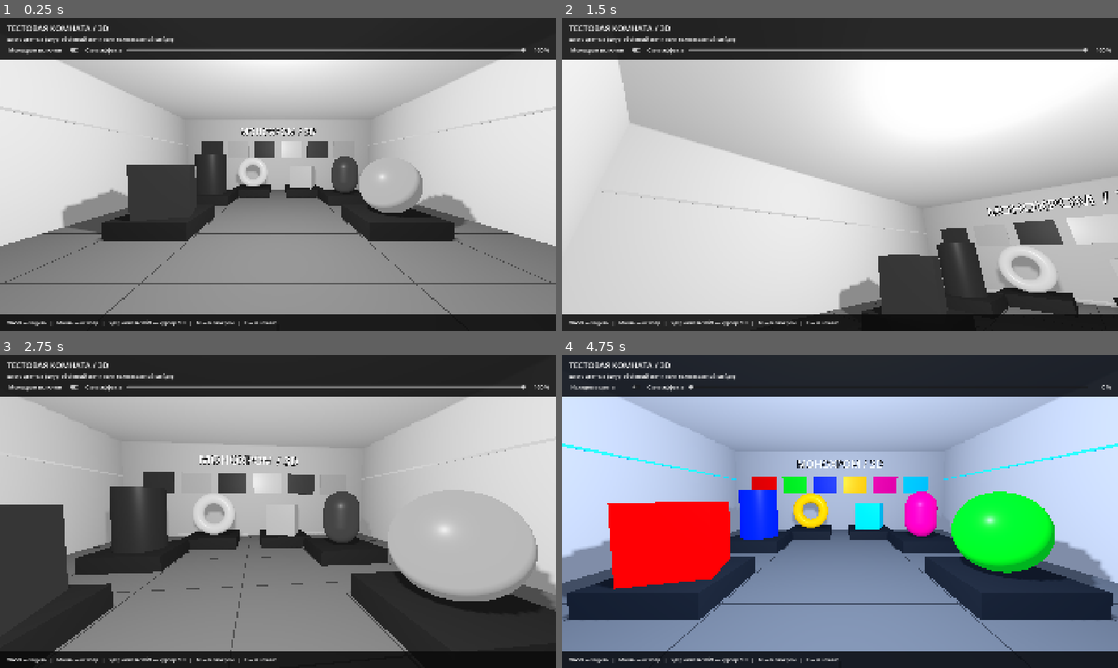
Above: before the commit, frames 1-4 (two rows, left to right).
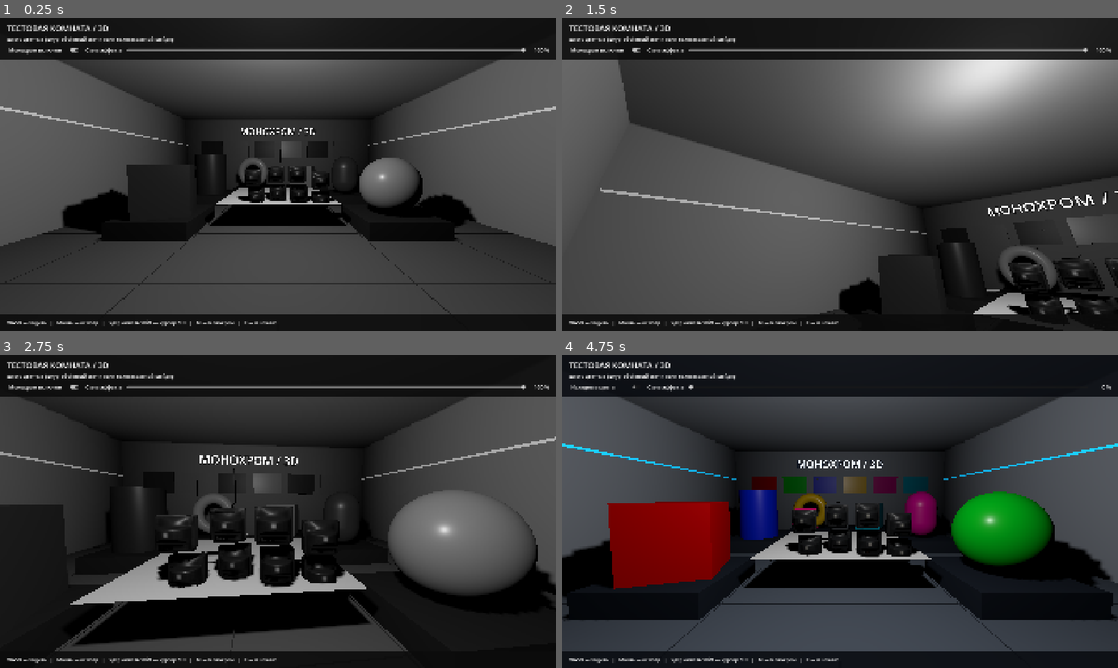
Above: after the commit, the same moments.

Repository: noname2026/monohrom
Game: Godot game, scene res://monochrome_room_3d.tscn
Two runs of this game, one before a commit and one after it. Both use one fixed random seed, a clock stepped at 60 frames per second and the inputs below.
Inputs (mouse positions are in pixels of both pictures, inside the frame that each line leads up to):
- Up to frame 1 (0.25 s): no input
- Up to frame 2 (1.5 s): click "Монохром включён" at 0.5 s; click "Исходные цвета" at 1.25 s
- Up to frame 3 (2.75 s): tap Enter at 2 s; move the mouse to (305, 511) at 2.02 s; hold W from 2.03 s (still down); tap M at 2.1 s; click (305, 511) at 2.17 s
- Up to frame 4 (4.75 s): keep holding W; move the mouse to (812, 511) at 2.77 s; tap M at 2.85, 3.8, 4.55 s; click (812, 511) at 2.92 s; move the mouse to (851, 505) at 3.52 s; hold Shift 3.53-4.28 s; click (851, 505) at 3.67 s; tap Space at 4.25 s; move the mouse to (812, 574) at 4.27 s; tap R at 4.35 s; click (812, 574) at 4.42 s

The runs differ from the first frame. In frame 1, 77% of the frame differs, in the area x 0-100%, y 13-95%; in frame 2, 80%; in frame 3, 71%; in frame 4, 81%.

Commit message:
Добавить модели
Signed-off-by: noname2026 <154047250+noname2026@users.noreply.github.com>

Diff:
--- a/monochrome.gdshader
+++ b/monochrome.gdshader
@@ -2,7 +2,7 @@
 render_mode unshaded;
 
 uniform sampler2D screen_texture : hint_screen_texture, repeat_disable, filter_nearest;
-uniform float strength : hint_range(0.0, 1.0) = 1.0;
+uniform float strength : hint_range(0.0,   1.0) = 1.0;
 
 void fragment() {
 	vec3 original = texture(screen_texture, SCREEN_UV).rgb;
--- a/monochrome_room_3d.tscn
+++ b/monochrome_room_3d.tscn
@@ -2,14 +2,7 @@
 
 [ext_resource type="Script" uid="uid://q8ird123bthi" path="res://monochrome_room_3d.gd" id="1_script"]
 [ext_resource type="PackedScene" path="res://monochrome.tscn" id="2_effect"]
-
-[sub_resource type="Environment" id="Environment_room"]
-background_mode = 1
-background_color = Color(0.12, 0.15, 0.2, 1)
-ambient_light_source = 3
-ambient_light_color = Color(0.85, 0.9, 1, 1)
-ambient_light_energy = 0.65
-reflected_light_source = 2
+[ext_resource type="PackedScene" uid="uid://cbkxk1omt4bcb" path="res://models/Untitled.glb" id="3_n0pix"]
 
 [sub_resource type="StandardMaterial3D" id="Material_floor"]
 albedo_color = Color(0.38, 0.42, 0.48, 1)
@@ -70,9 +63,6 @@
 height = 1.8
 
 [node name="MonochromeRoom3D" type="Node3D" unique_id=1750637764]
-
-[node name="WorldEnvironment" type="WorldEnvironment" parent="." unique_id=1533466040]
-environment = SubResource("Environment_room")
 
 [node name="KeyLight" type="DirectionalLight3D" parent="." unique_id=740986353]
 transform = Transform3D(0.8525245, 0.45339105, -0.26007405, 0, 0.49757108, 0.8674232, 0.52268726, -0.7394995, 0.42419153, 0, 0, 0)
@@ -449,3 +439,6 @@
 autowrap_mode = 2
 
 [node name="Monochrome" parent="Player" unique_id=1238089211 instance=ExtResource("2_effect")]
+
+[node name="Untitled" parent="." unique_id=3393604 instance=ExtResource("3_n0pix")]
+transform = Transform3D(1, 0, 0, 0, 1, 0, 0, 0, 1, 0, 0.65480435, 0)
--- /dev/null
+++ b/monochrome_test.tscn
@@ -0,0 +1,252 @@
+[gd_scene format=3 uid="uid://cg7r8hmucetup"]
+
+[ext_resource type="PackedScene" path="res://monochrome.tscn" id="2_effect"]
+[ext_resource type="Texture2D" uid="uid://cbx73bna1im47" path="res://octopus.jpg" id="3_photo"]
+[ext_resource type="Texture2D" uid="uid://baptrn8aop1yg" path="res://Rectangle 88.png" id="4_poster"]
+[ext_resource type="Texture2D" uid="uid://c0cfrw4hr7aa3" path="res://icon.svg" id="5_icon"]
+
+[sub_resource type="Theme" id="Theme_demo"]
+default_font_size = 18
+
+[sub_resource type="GDScript" id="GDScript_7ijqt"]
+script/source = "extends Control
+
+@onready var screen_material: ShaderMaterial = $Monochrome/Screen.material
+@onready var toggle: CheckButton = $Margin/Layout/Controls/Toggle
+@onready var strength_slider: HSlider = $Margin/Layout/Controls/Strength
+@onready var strength_label: Label = $Margin/Layout/Controls/Value
+
+
+func _ready() -> void:
+	toggle.toggled.connect(_on_toggle_toggled)
+	strength_slider.value_changed.connect(_on_strength_changed)
+	_on_strength_changed(strength_slider.value)
+
+
+func _unhandled_key_input(event: InputEvent) -> void:
+	if event is InputEventKey and event.pressed and not event.echo:
+		if event.physical_keycode == KEY_M:
+			strength_slider.value = 0.0 if toggle.button_pressed else 1.0
+			get_viewport().set_input_as_handled()
+
+
+func _on_toggle_toggled(enabled: bool) -> void:
+	strength_slider.value = 1.0 if enabled else 0.0
+
+
+func _on_strength_changed(value: float) -> void:
+	screen_material.set_shader_parameter(\"strength\", value)
+	strength_label.text = \"%d %%\" % roundi(value * 100.0)
+	toggle.set_pressed_no_signal(value > 0.0)
+	toggle.text = \"Монохром включён\" if value > 0.0 else \"Исходные цвета\"
+"
+
+[sub_resource type="Gradient" id="Gradient_spectrum"]
+offsets = PackedFloat32Array(0, 0.166667, 0.333333, 0.5, 0.666667, 0.833333, 1)
+colors = PackedColorArray(1, 0, 0, 1, 1, 1, 0, 1, 0, 1, 0, 1, 0, 1, 1, 1, 0, 0, 1, 1, 1, 0, 1, 1, 1, 0, 0, 1)
+
+[sub_resource type="GradientTexture1D" id="GradientTexture_spectrum"]
+gradient = SubResource("Gradient_spectrum")
+width = 1024
+
+[node name="MonochromeTest" type="Control" unique_id=983630953]
+layout_mode = 3
+anchors_preset = 15
+anchor_right = 1.0
+anchor_bottom = 1.0
+grow_horizontal = 2
+grow_vertical = 2
+theme = SubResource("Theme_demo")
+script = SubResource("GDScript_7ijqt")
+
+[node name="Background" type="ColorRect" parent="." unique_id=1911683397]
+layout_mode = 1
+anchors_preset = 15
+anchor_right = 1.0
+anchor_bottom = 1.0
+grow_horizontal = 2
+grow_vertical = 2
+mouse_filter = 2
+color = Color(0.06, 0.08, 0.13, 1)
+
+[node name="Margin" type="MarginContainer" parent="." unique_id=388869036]
+layout_mode = 1
+anchors_preset = 15
+anchor_right = 1.0
+anchor_bottom = 1.0
+grow_horizontal = 2
+grow_vertical = 2
+theme_override_constants/margin_left = 28
+theme_override_constants/margin_top = 24
+theme_override_constants/margin_right = 28
+theme_override_constants/margin_bottom = 24
+
+[node name="Layout" type="VBoxContainer" parent="Margin" unique_id=1984869305]
+layout_mode = 2
+theme_override_constants/separation = 14
+
+[node name="Title" type="Label" parent="Margin/Layout" unique_id=437658790]
+layout_mode = 2
+theme_override_font_sizes/font_size = 34
+text = "МОНОХРОМ / ТЕСТ ШЕЙДЕРА"
+
+[node name="Description" type="Label" parent="Margin/Layout" unique_id=891406794]
+layout_mode = 2
+theme_override_colors/font_color = Color(0.65, 0.75, 0.9, 1)
+text = "Один экранный эффект: объекты, текстуры и интерфейс становятся оттенками серого."
+autowrap_mode = 2
+
+[node name="Controls" type="HBoxContainer" parent="Margin/Layout" unique_id=916112675]
+layout_mode = 2
+theme_override_constants/separation = 18
+
+[node name="Toggle" type="CheckButton" parent="Margin/Layout/Controls" unique_id=1777397859]
+custom_minimum_size = Vector2(270, 42)
+layout_mode = 2
+button_pressed = true
+text = "Монохром включён"
+
+[node name="Caption" type="Label" parent="Margin/Layout/Controls" unique_id=1950691658]
+layout_mode = 2
+text = "Сила эффекта"
+
+[node name="Strength" type="HSlider" parent="Margin/Layout/Controls" unique_id=1710125004]
+custom_minimum_size = Vector2(160, 36)
+layout_mode = 2
+size_flags_horizontal = 3
+size_flags_vertical = 4
+max_value = 1.0
+step = 0.01
+value = 1.0
+
+[node name="Value" type="Label" parent="Margin/Layout/Controls" unique_id=2026848136]
+custom_minimum_size = Vector2(64, 0)
+layout_mode = 2
+text = "100 %"
+horizontal_alignment = 2
+
+[node name="PaletteTitle" type="Label" parent="Margin/Layout" unique_id=1653845394]
+layout_mode = 2
+text = "Цветные объекты — разная яркость, никакого цвета"
+
+[node name="Palette" type="HBoxContainer" parent="Margin/Layout" unique_id=1598314581]
+custom_minimum_size = Vector2(0, 60)
+layout_mode = 2
+theme_override_constants/separation = 10
+
+[node name="Red" type="ColorRect" parent="Margin/Layout/Palette" unique_id=950076076]
+layout_mode = 2
+size_flags_horizontal = 3
+mouse_filter = 2
+color = Color(1, 0, 0, 1)
+
+[node name="Green" type="ColorRect" parent="Margin/Layout/Palette" unique_id=211464108]
+layout_mode = 2
+size_flags_horizontal = 3
+mouse_filter = 2
+color = Color(0, 1, 0, 1)
+
+[node name="Blue" type="ColorRect" parent="Margin/Layout/Palette" unique_id=27304271]
+layout_mode = 2
+size_flags_horizontal = 3
+mouse_filter = 2
+color = Color(0, 0, 1, 1)
+
+[node name="Yellow" type="ColorRect" parent="Margin/Layout/Palette" unique_id=879973774]
+layout_mode = 2
+size_flags_horizontal = 3
+mouse_filter = 2
+color = Color(1, 1, 0, 1)
+
+[node name="Cyan" type="ColorRect" parent="Margin/Layout/Palette" unique_id=1193863729]
+layout_mode = 2
+size_flags_horizontal = 3
+mouse_filter = 2
+color = Color(0, 1, 1, 1)
+
+[node name="Magenta" type="ColorRect" parent="Margin/Layout/Palette" unique_id=1368071975]
+layout_mode = 2
+size_flags_horizontal = 3
+mouse_filter = 2
+color = Color(1, 0, 1, 1)
+
+[node name="White" type="ColorRect" parent="Margin/Layout/Palette" unique_id=1001089050]
+layout_mode = 2
+size_flags_horizontal = 3
+mouse_filter = 2
+
+[node name="Black" type="ColorRect" parent="Margin/Layout/Palette" unique_id=1279025126]
+layout_mode = 2
+size_flags_horizontal = 3
+mouse_filter = 2
+color = Color(0, 0, 0, 1)
+
+[node name="Spectrum" type="TextureRect" parent="Margin/Layout" unique_id=262068946]
+custom_minimum_size = Vector2(0, 18)
+layout_mode = 2
+mouse_filter = 2
+texture = SubResource("GradientTexture_spectrum")
+expand_mode = 1
+
+[node name="Samples" type="HBoxContainer" parent="Margin/Layout" unique_id=1933513927]
+custom_minimum_size = Vector2(0, 150)
+layout_mode = 2
+size_flags_vertical = 3
+theme_override_constants/separation = 22
+
+[node name="Photo" type="VBoxContainer" parent="Margin/Layout/Samples" unique_id=444274787]
+layout_mode = 2
+size_flags_horizontal = 3
+size_flags_stretch_ratio = 2.0
+
+[node name="Caption" type="Label" parent="Margin/Layout/Samples/Photo" unique_id=1542031737]
+layout_mode = 2
+text = "ФОТОГРАФИЯ"
+
+[node name="Texture" type="TextureRect" parent="Margin/Layout/Samples/Photo" unique_id=1720376392]
+layout_mode = 2
+size_flags_vertical = 3
+mouse_filter = 2
+texture = ExtResource("3_photo")
+expand_mode = 1
+stretch_mode = 5
+
+[node name="Poster" type="VBoxContainer" parent="Margin/Layout/Samples" unique_id=1719932350]
+layout_mode = 2
+size_flags_horizontal = 3
+
+[node name="Caption" type="Label" parent="Margin/Layout/Samples/Poster" unique_id=1260546779]
+layout_mode = 2
+text = "ИЛЛЮСТРАЦИЯ"
+
+[node name="Texture" type="TextureRect" parent="Margin/Layout/Samples/Poster" unique_id=838878305]
+layout_mode = 2
+size_flags_vertical = 3
+mouse_filter = 2
+texture = ExtResource("4_poster")
+expand_mode = 1
+stretch_mode = 5
+
+[node name="Icon" type="VBoxContainer" parent="Margin/Layout/Samples" unique_id=55572895]
+layout_mode = 2
+size_flags_horizontal = 3
+
+[node name="Caption" type="Label" parent="Margin/Layout/Samples/Icon" unique_id=686764755]
+layout_mode = 2
+text = "ИКОНКА / SVG"
+
+[node name="Texture" type="TextureRect" parent="Margin/Layout/Samples/Icon" unique_id=1755560210]
+layout_mode = 2
+size_flags_vertical = 3
+mouse_filter = 2
+texture = ExtResource("5_icon")
+expand_mode = 1
+stretch_mode = 5
+
+[node name="Hint" type="Label" parent="Margin/Layout" unique_id=2029518085]
+layout_mode = 2
+theme_override_colors/font_color = Color(0.65, 0.75, 0.9, 1)
+text = "M — цвет / монохром. Ползунок: 0 % — оригинал, 100 % — полностью чёрно-белое изображение."
+autowrap_mode = 2
+
+[node name="Monochrome" parent="." unique_id=141520776 instance=ExtResource("2_effect")]
--- a/project.godot
+++ b/project.godot
@@ -22,7 +22,7 @@
 window/size/mode=3
 window/stretch/mode="canvas_items"
 window/stretch/aspect="expand"
-window/main_scene="res://monochrome_room_3d.tscn"
+window/main_scene="res://monochrome_test.tscn"
 
 [physics]
 
Not shown, added: Untitled2.mtl
Binary file added: models/Untitled.glb
Not shown, added: models/Untitled.glb.import
Binary file added: models/Untitled_Image_0.jpg
Not shown, added: models/Untitled_Image_0.jpg.import
Binary file added: models/Untitled_Image_1.png
Not shown, added: models/Untitled_Image_1.png.import
Binary file added: models/Untitled_Image_2.png
Not shown, added: models/Untitled_Image_2.png.import
Binary file added: models/Untitled_Image_3.jpg
Not shown, added: models/Untitled_Image_3.jpg.import
Binary file added: models/Untitled_Image_4.png
(and 9 more such lines)
